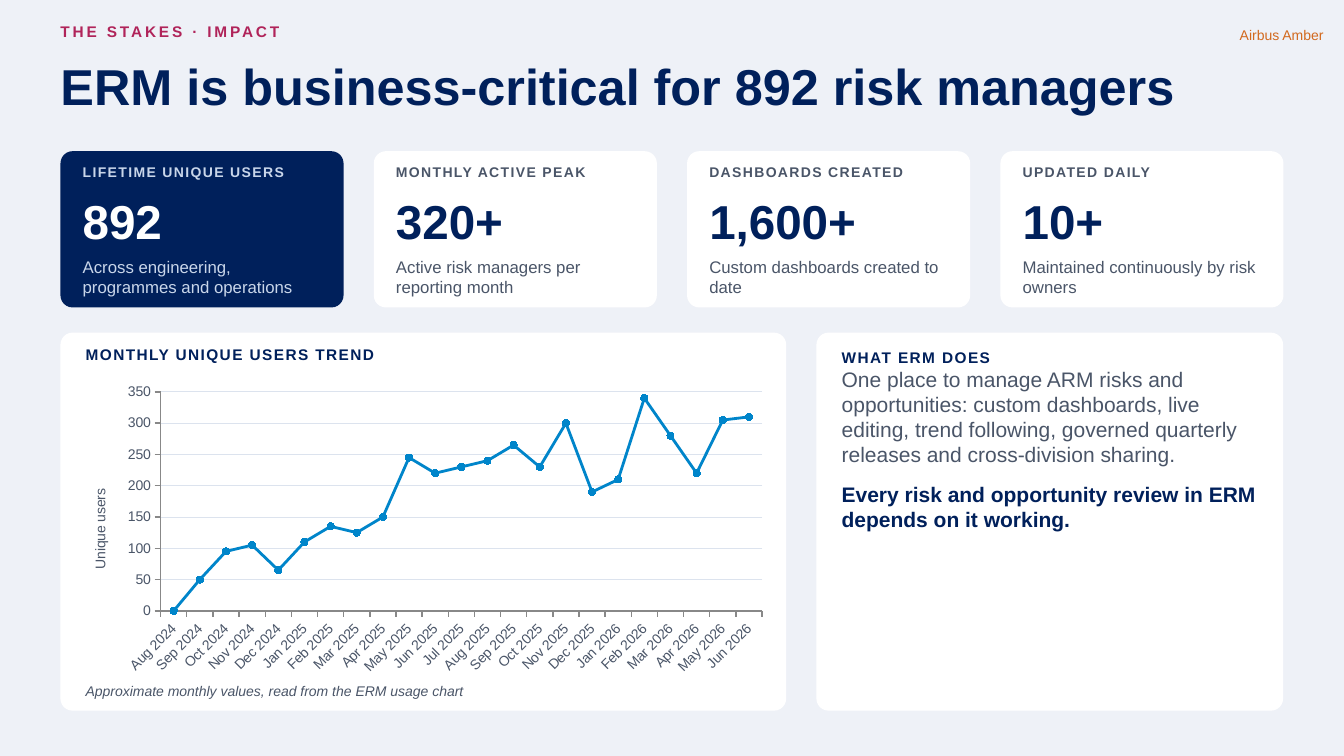
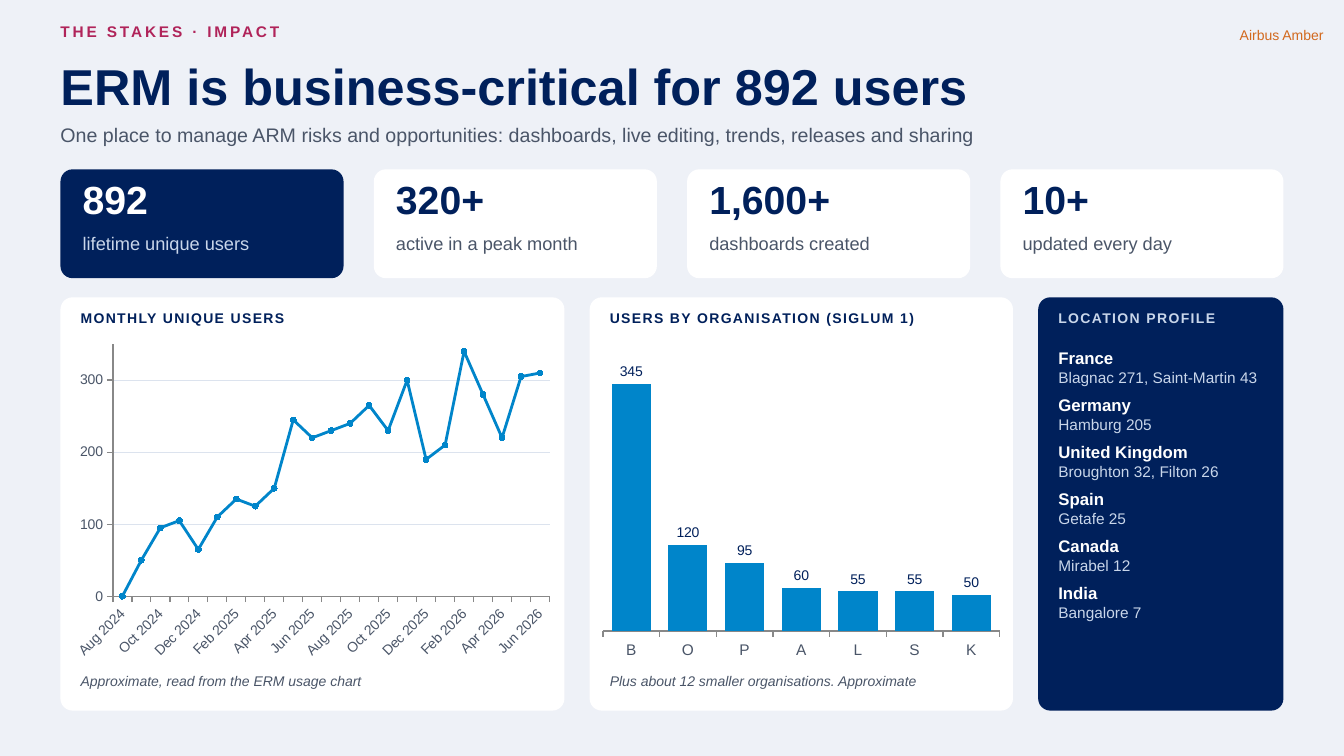
Before and after one commit to nithinram97/archify, a slide deck: slide 2 of erm-migration/docs/ERM-Migration-Jury-Pitch-v2.pptx. Drawn at 1344x756 pixels with LibreOffice and Linux fonts; fonts in the diff are those of the drawing. Boxes give left, top, right and bottom in pixels: in the first picture for what was removed or moved away, otherwise in the second. Text is boxed around its words. In the diff, an @@ line names an element or a change of style, - is before the commit and + after.

```diff
--- a/erm-migration/docs/ERM-Migration-Jury-Pitch-v2.pptx
+++ b/erm-migration/docs/ERM-Migration-Jury-Pitch-v2.pptx
@@ title at box(60, 68, 967, 106): text changed @@
-ERM is business-critical for 892 risk managers
+ERM is business-critical for 892 users
@@ text added at box(60, 128, 973, 146), 14 pt, text #4A5568 @@
+One place to manage ARM risks and opportunities: dashboards, live editing, trends, releases and sharing
@@ rounded rectangle: place and size @@
-rounded rectangle at box(60, 151, 344, 308)
+rounded rectangle at box(60, 169, 344, 278)
@@ text "892": place and size @@
-text "892" at box(83, 205, 162, 240)
+text "892" at box(83, 186, 148, 215)
@@ rounded rectangle: place and size @@
-rounded rectangle at box(374, 151, 657, 308)
+rounded rectangle at box(374, 169, 657, 278)
@@ text "320+": place and size @@
-text "320+" at box(396, 205, 503, 240)
+text "320+" at box(396, 186, 484, 215)
@@ rounded rectangle: place and size @@
-rounded rectangle at box(688, 151, 971, 308)
+rounded rectangle at box(688, 169, 971, 278)
@@ text "1,600+": place and size @@
-text "1,600+" at box(709, 205, 856, 247)
+text "1,600+" at box(709, 186, 830, 220)
@@ rounded rectangle: place and size @@
-rounded rectangle at box(1000, 151, 1284, 308)
+rounded rectangle at box(1000, 169, 1284, 278)
@@ size 34 to 28 pt in 4 elements at box(83, 186, 148, 215), box(396, 186, 484, 215), box(709, 186, 830, 220), box(1023, 186, 1089, 215) @@
@@ text "10+": place and size @@
-text "10+" at box(1023, 205, 1104, 240)
+text "10+" at box(1023, 186, 1089, 215)
@@ text at box(83, 237, 249, 254): text changed; size 10 to 13 pt; bold off @@
-LIFETIME UNIQUE USERS
+lifetime unique users
@@ text at box(396, 237, 578, 254): text changed; size 10 to 13 pt; bold off @@
-MONTHLY ACTIVE PEAK
+active in a peak month
@@ text at box(709, 237, 870, 250): text changed; size 10 to 13 pt; bold off @@
-DASHBOARDS CREATED
+dashboards created
@@ text at box(1023, 237, 1172, 254): text changed; size 10 to 13 pt; bold off @@
-UPDATED DAILY
+updated every day
@@ text removed at box(83, 261, 292, 297) @@
-Across engineering, programmes and operations
@@ text removed at box(396, 261, 580, 297) @@
-Active risk managers per reporting month
@@ text removed at box(709, 261, 939, 293) @@
-Custom dashboards created to date
@@ text removed at box(1023, 261, 1255, 293) @@
-Maintained continuously by risk owners
@@ rounded rectangle: place and size @@
-rounded rectangle at box(60, 333, 786, 711)
+rounded rectangle at box(60, 297, 565, 711)
@@ proportions changed in 6 elements at box(374, 169, 657, 278), box(60, 169, 344, 278), box(688, 169, 971, 278), box(1000, 169, 1284, 278), box(60, 297, 565, 711), box(590, 297, 1013, 711) @@
@@ rounded rectangle: place and size @@
-rounded rectangle at box(817, 333, 1284, 711)
+rounded rectangle at box(590, 297, 1013, 711)
@@ rounded rectangle added at box(1038, 297, 1284, 711), fill #00205B @@
@@ text at box(81, 313, 285, 326): text changed; size 11 to 10 pt @@
-MONTHLY UNIQUE USERS TREND
+MONTHLY UNIQUE USERS
@@ text added at box(610, 313, 914, 326), 10 pt, text #00205B, bold @@
+USERS BY ORGANISATION (SIGLUM 1)
@@ text added at box(1058, 313, 1215, 323), 10 pt, text #C9D6EA, bold @@
+LOCATION PROFILE
@@ line chart at box(66, 338, 560, 665) @@
@@ value axis title "Unique users" to "" @@
@@ value axis changed @@
@@ line chart: place and size @@
-line chart at box(71, 378, 776, 681)
+line chart at box(66, 338, 560, 665)
@@ column chart added at box(595, 338, 1008, 665) @@
+categories: B, O, P, A, L, S, K
+Series 1: 345, 120, 95, 60, 55, 55, 50
@@ text removed at box(842, 352, 1256, 531) @@
-WHAT ERM DOES
-One place to manage ARM risks and opportunities: custom dashboards, live editing, trend following, governed quarterly releases and cross-division sharing.
-Every risk and opportunity review in ERM depends on it working.
@@ text added at box(1058, 352, 1257, 621), 11 pt, text #C9D6EA @@
+France
+Blagnac 271, Saint-Martin 43
+Germany
+Hamburg 205
+United Kingdom
+Broughton 32, Filton 26
+Spain
+Getafe 25
+Canada
+Mirabel 12
+India
+Bangalore 7
@@ text at box(81, 676, 361, 689): text changed @@
-Approximate monthly values, read from the ERM usage chart
+Approximate, read from the ERM usage chart
@@ text added at box(610, 676, 916, 689), 10 pt, text #4A5568, italic @@
+Plus about 12 smaller organisations. Approximate
```
Also in this commit, not shown: 1 slide removed, 2 other files.
